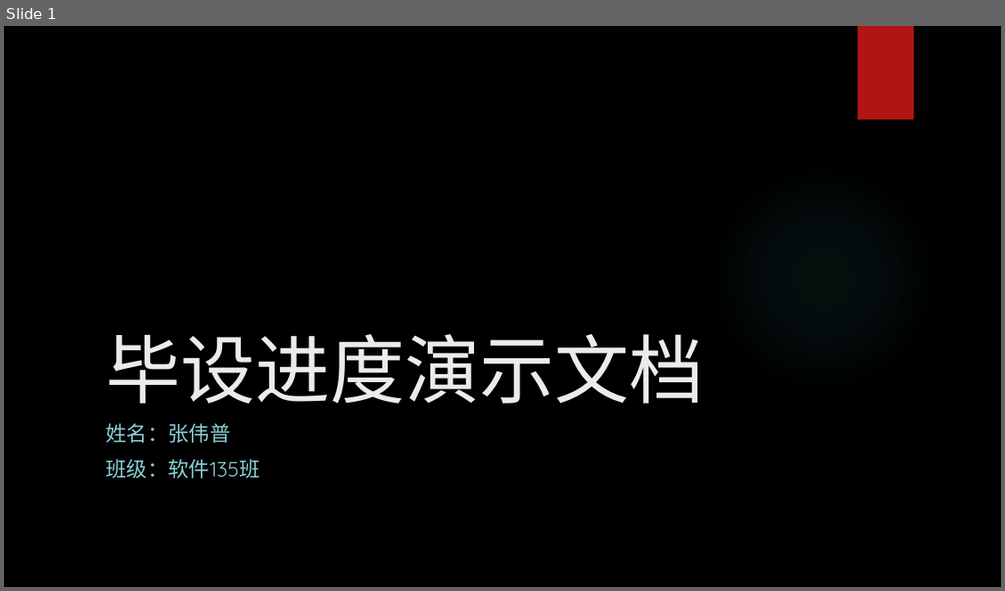
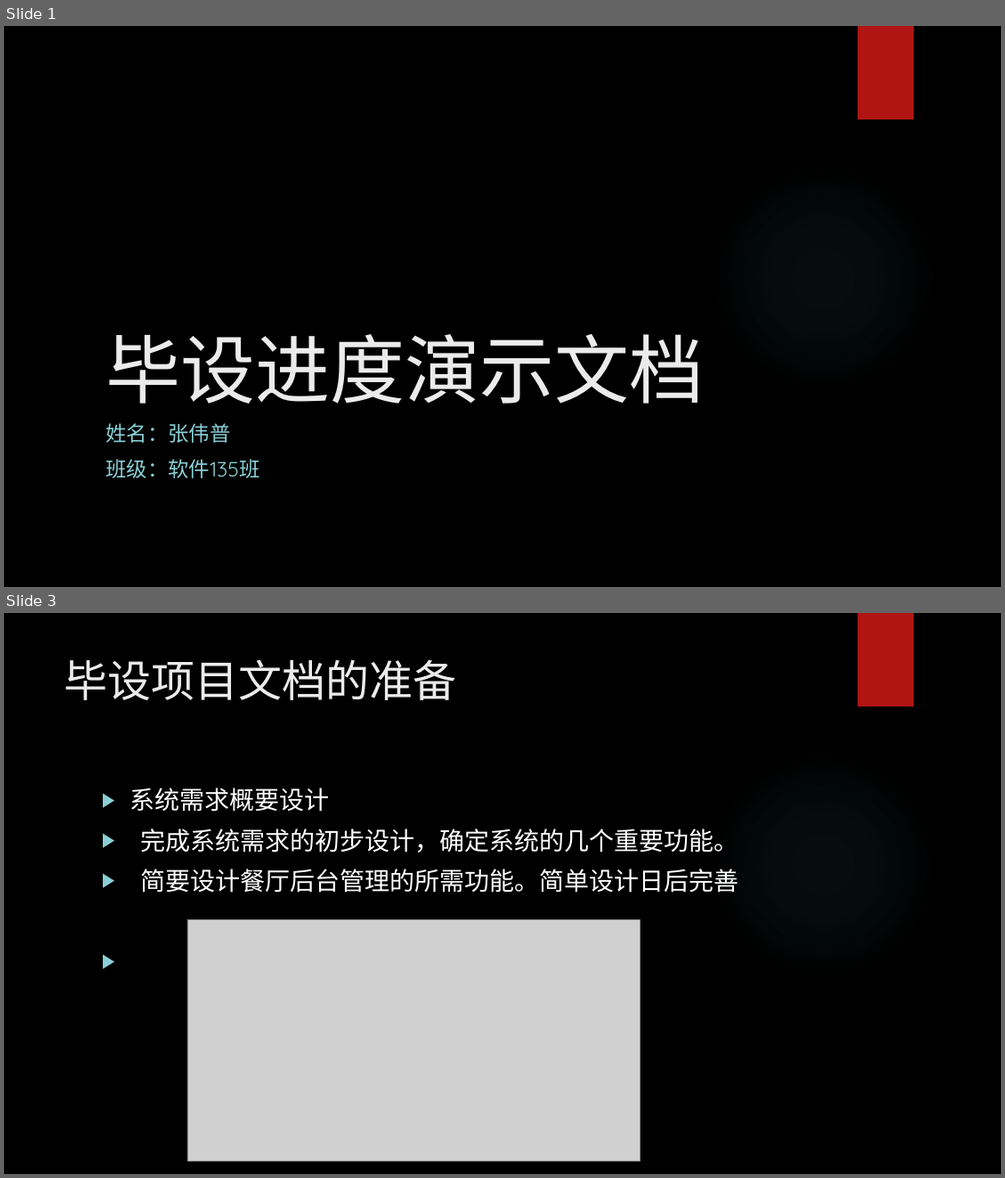
Before and after one commit to zhangweipu/mywork, a slide deck: 毕业设计/毕设演示.pptx. Shown one above the other, each under a label of ours: slide 1 before the commit, slides 1 and 3 after it; the slides between them are not shown. The pictures are 1005x591 and 1005x1178 pixels, drawn with LibreOffice and Linux fonts; fonts in the diff are those of the drawing; grey boxes stand for pictures; background and template pictures are left out. Boxes give left, top, right and bottom in pixels: in the first picture for what was removed or moved away, otherwise in the second. Text is boxed around its words. In the diff, an @@ line names an element or a change of style, - is before the commit and + after.

```diff
--- a/毕业设计/毕设演示.pptx
+++ b/毕业设计/毕设演示.pptx
@@ slide 3 added at [4,613,1001,1174], background picture (left out); not listed: 2 template elements that a slide beside it also shows @@
@@ title added at [65,659,457,700], 42 pt, text #EBEBEB @@
+毕设项目文档的准备
@@ text added at [129,787,739,892], 24 pt, text #FFFFFF @@
+▶ 系统需求概要设计
+▶ 完成系统需求的初步设计，确定系统的几个重要功能。
+▶ 简要设计餐厅后台管理的所需功能。简单设计日后完善
@@ picture added at [187,919,639,1161] @@
```
Also in this commit, not shown: 1 slide changed, 13 other slides added, 11 other files.
